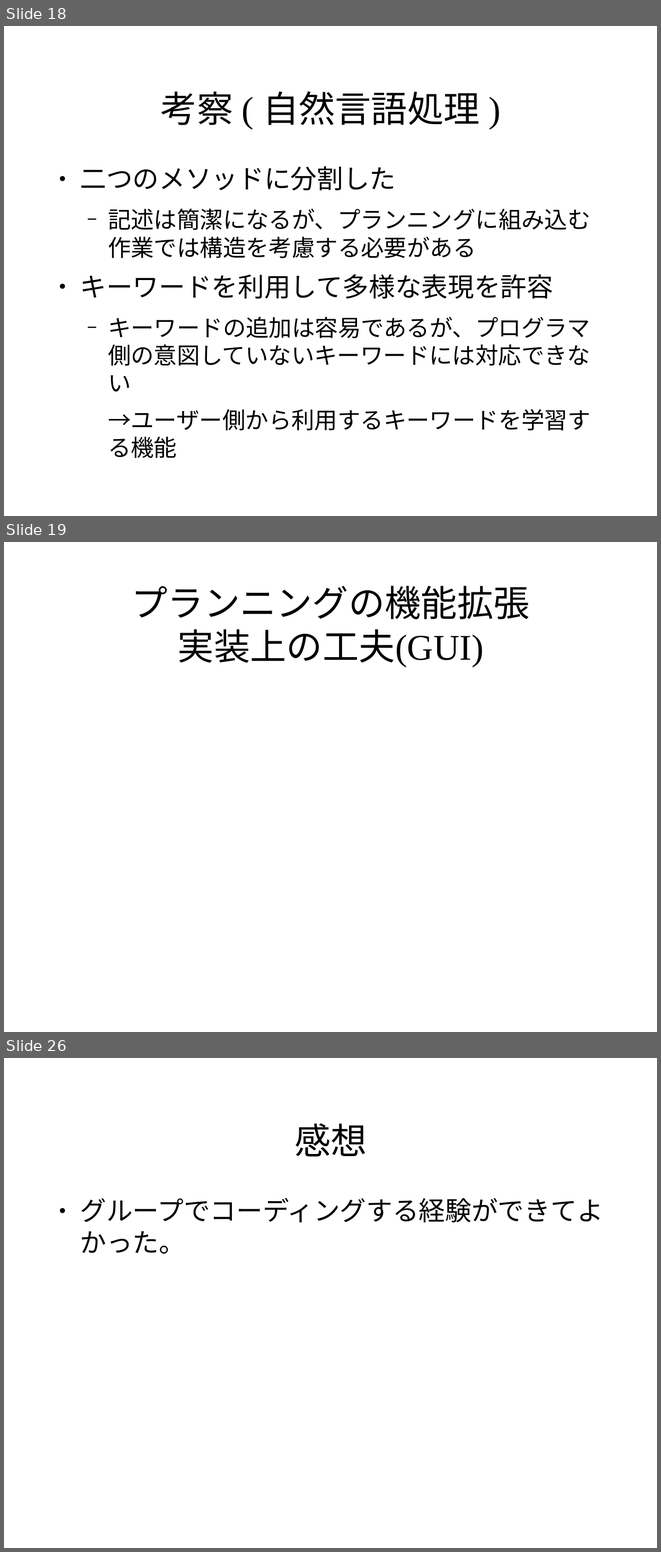
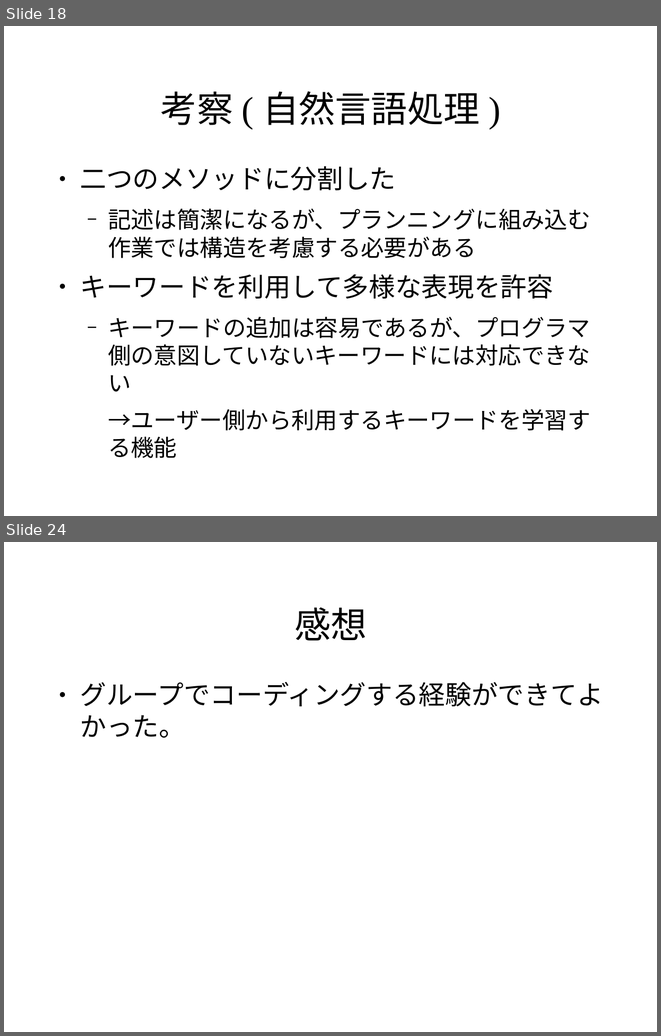
Before and after one commit to pamyupamyu/rep8, a slide deck: グループ1 発表スライド.odp. Shown one above the other, each under a label of ours: slides 18, 19 and 26 before the commit, slides 18 and 24 after it; the slides between them are not shown. The pictures are 661x1552 and 661x1036 pixels, drawn with LibreOffice and Linux fonts; fonts in the diff are those of the drawing; background and template pictures are left out. Boxes give left, top, right and bottom in pixels: in the first picture for what was removed or moved away, otherwise in the second. Text is boxed around its words. In the diff, an @@ line names an element or a change of style, - is before the commit and + after.

```diff
--- a/グループ1 発表スライド.odp
+++ b/グループ1 発表スライド.odp
@@ slide 19 removed at box(4, 542, 657, 1032), background picture (left out) @@
@@ title removed at box(132, 585, 530, 668) @@
-プランニングの機能拡張
-実装上の工夫(GUI)
@@ what was slide 26 is now slide 24 @@
```
Also in this commit, not shown: 2 slides changed, 3 slides added, 4 other slides removed.
